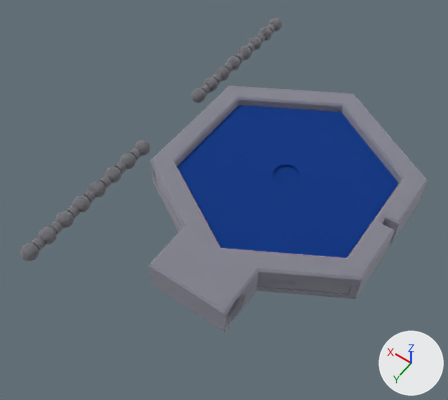
The glTF model public/models/worn.gltf: old version first, new version second.
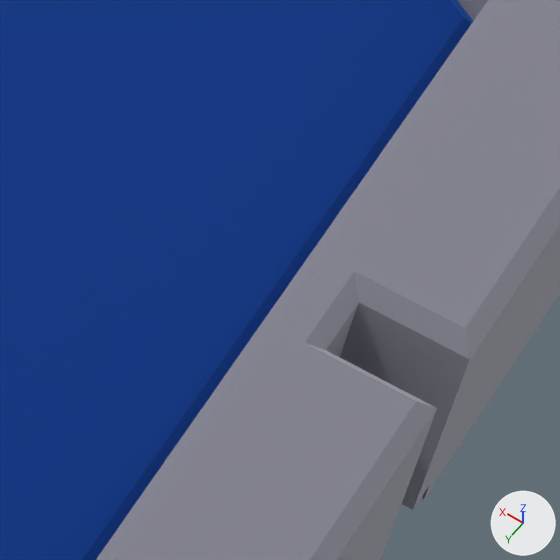
The first picture shows the older version from a camera (50 mm lens) standing at (-0.0267, 0.053, 0.0731) and looking at (0.0065, 0.0066, 0.0001). The close-ups show the older and then the newer version on the part from 76% to 91% of the width and 45% to 62% of the height of that picture. Only the edits that show in the close-ups are written down. Lighting does not change. The marker at lower right points along +X, +Y and +Z. Where no turn or scale is listed for an object, it has been applied to the vertices. Vertices at exactly the same position are counted once.
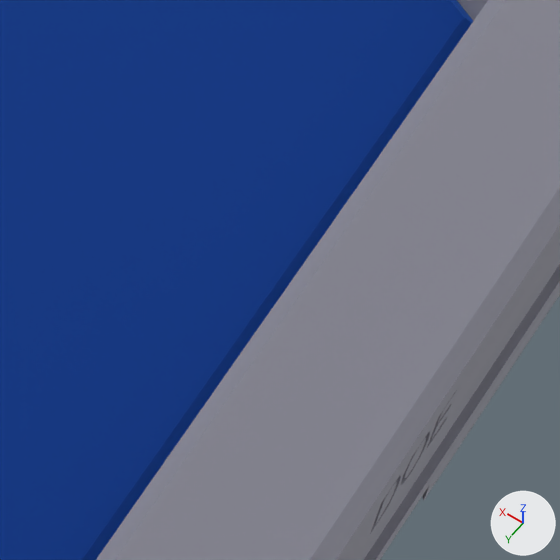
The change in detail:
me_mesh_0 is used by ob_mesh_0; location (0.0, 0.0, 0.0).
me_mesh_0 had 21653 vertices, 43302 faces and spanned x -0.0173..0.0173, y -0.02..0.024, z 0.0..0.0052.
me_mesh_0 now has 26385 vertices, 52766 faces and spans x -0.0173..0.0173, y -0.02..0.024, z 0.0..0.0052.
me_mesh_0 part 1: 12 vertices removed from x -0.0173..-0.015, y -0.0009..0.0009, z 0.0005..0.0052; 1937 vertices added at x -0.0173..-0.017, y -0.009..0.009, z 0.001..0.0042.
Other edits to the shape of me_mesh_0 do not show in these pictures.

Pixel boxes (x1, y1, x2, y2) of what changed, in the close-ups (560 x 560 px):
part 1 of me_mesh_0, reshaped
    before: (305, 264, 557, 560)
    after: (361, 263, 560, 560)
